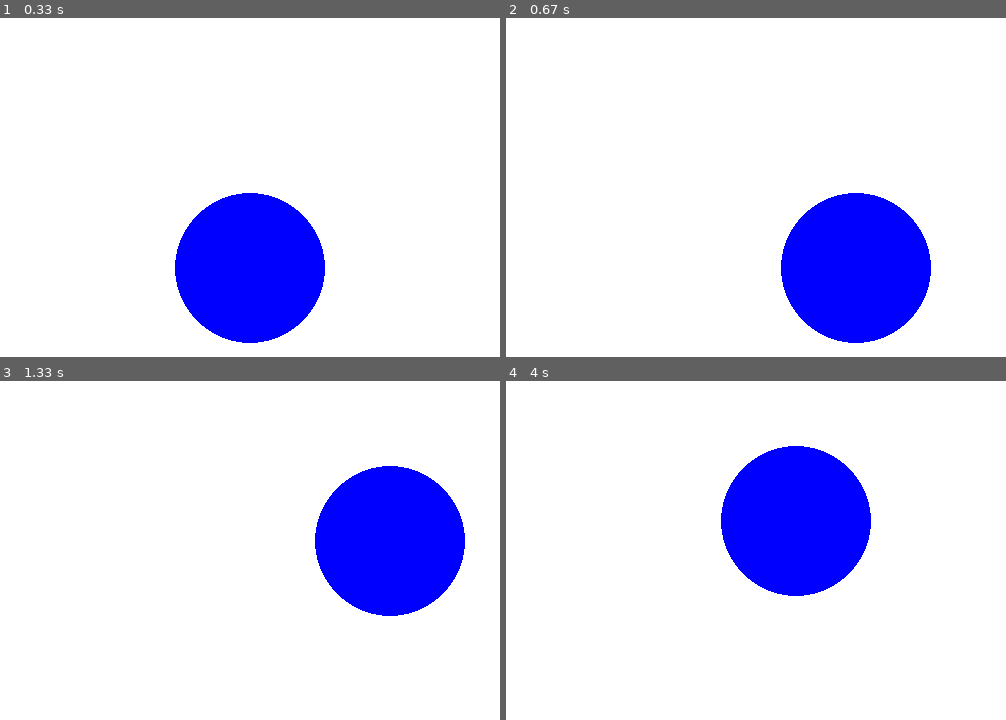
Above: before the commit, frames 1-4 (two rows, left to right).
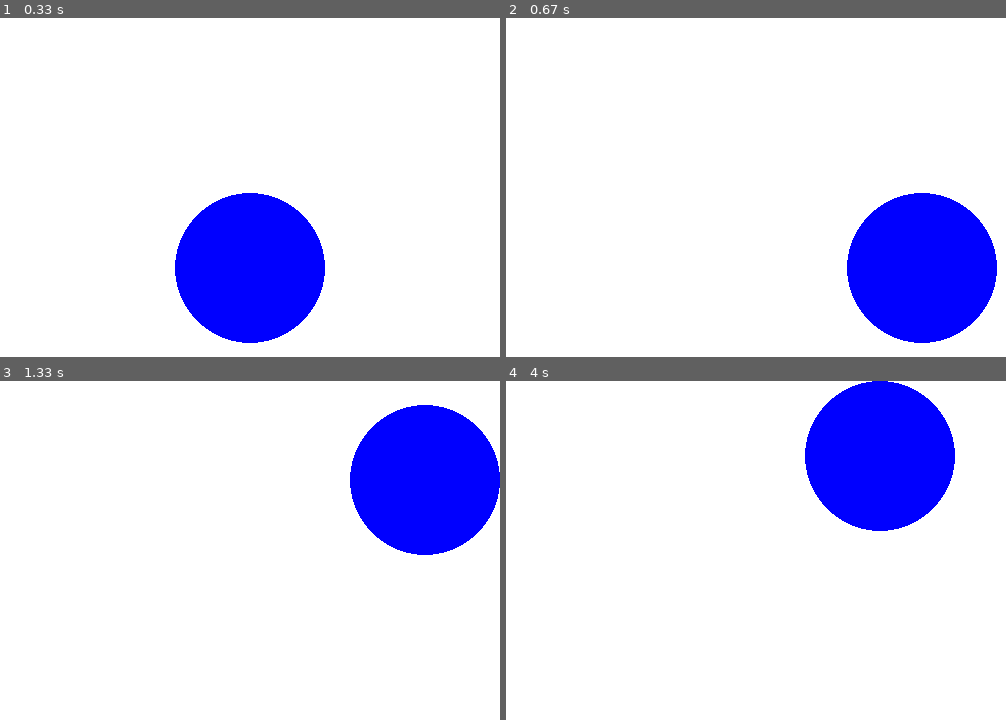
Above: after the commit, the same moments.

Repository: djpeach/game-dev-primer
Game: pygame game, started from pygame/main.py
Two runs of this game, one before a commit and one after it. Both use one fixed random seed, a clock stepped at 60 frames per second and the inputs below.
Inputs:
- Up to frame 1 (0.33 s): no input
- Up to frame 2 (0.67 s): hold D from 0.33 s (still down)
- Up to frame 3 (1.33 s): release D at 0.8 s; hold W 0.83-1.13 s
- Up to frame 4 (4 s): hold A 1.67-2.2 s; hold S 2.23-2.53 s; hold A 2.57-2.97 s; hold W 3-3.37 s; hold D from 3.4 s (still down)

Frame 1 is identical in both runs. In frame 2, 11% of the frame differs, in the area x 55-99%, y 51-96%; in frame 3, 12%; in frame 4, 17%, in the area x 43-90%, y 0-64%.

Commit message:
added frame-independent-movement

Diff:
--- a/pygame/main.py
+++ b/pygame/main.py
@@ -14,7 +14,7 @@
 x = 250
 y = 250
 r = 75
-v = 5
+v = 500
 
 running = True
 while running:
@@ -30,28 +30,28 @@
 
     keys = pygame.key.get_pressed()
     if keys[pygame.K_w]:
-      if (y - v > r):
-        y -= v
+      if (y - (v * fps) > r):
+        y -= (v * fps)
       else:
         y = r
     if keys[pygame.K_s]:
-      if (y + v < h - r):
-        y += v
+      if (y + (v * fps) < h - r):
+        y += (v * fps)
       else:
         y = h - r
     if keys[pygame.K_a]:
-      if (x - v > r):
-        x -= v
+      if (x - (v * fps) > r):
+        x -= (v * fps)
       else:
         x = r
     if keys[pygame.K_d]:
-      if (x + v < w - r):
-        x += v
+      if (x + (v * fps) < w - r):
+        x += (v * fps)
       else:
         x = h - r
 
   screen.fill((255, 255, 255))
-  pygame.draw.circle(screen, (0, 0, 255), (x, y), r)
+  pygame.draw.circle(screen, (0, 0, 255), (int(x), int(y)), r)
 
   pygame.display.flip()
 
Binary file changed: sfml/primer
Not shown, changed: sfml/main.cpp
